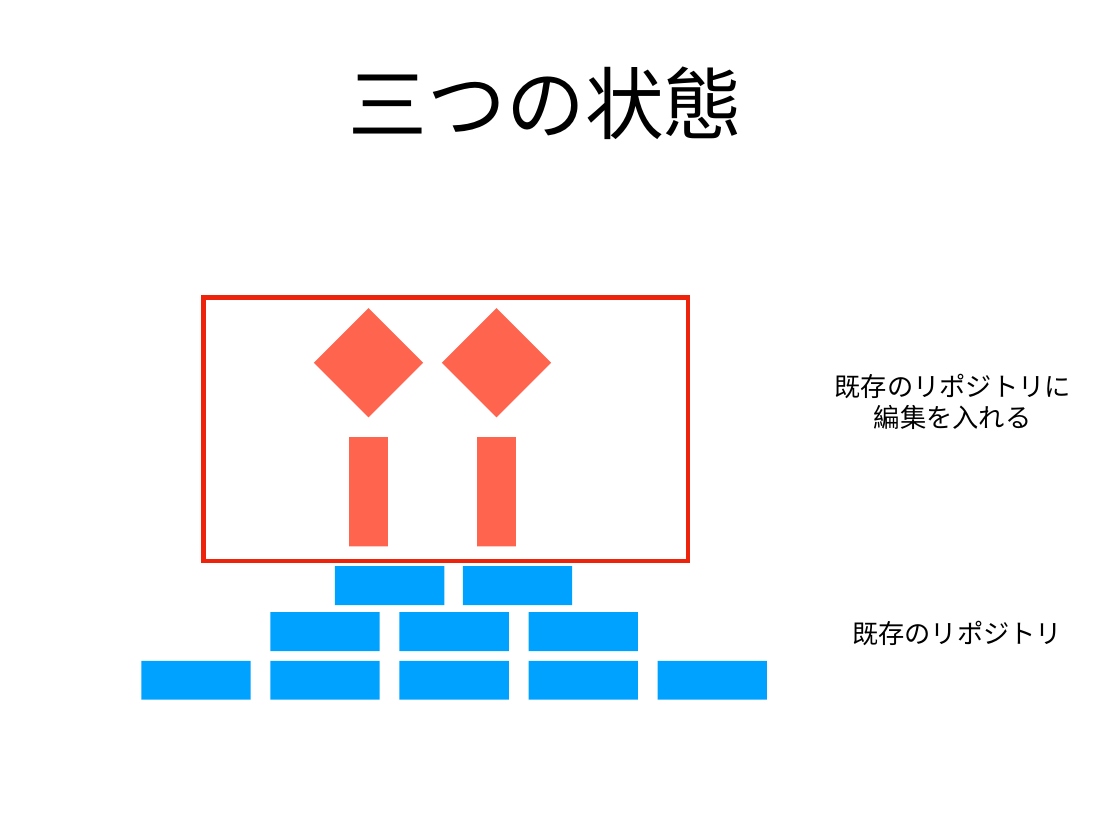
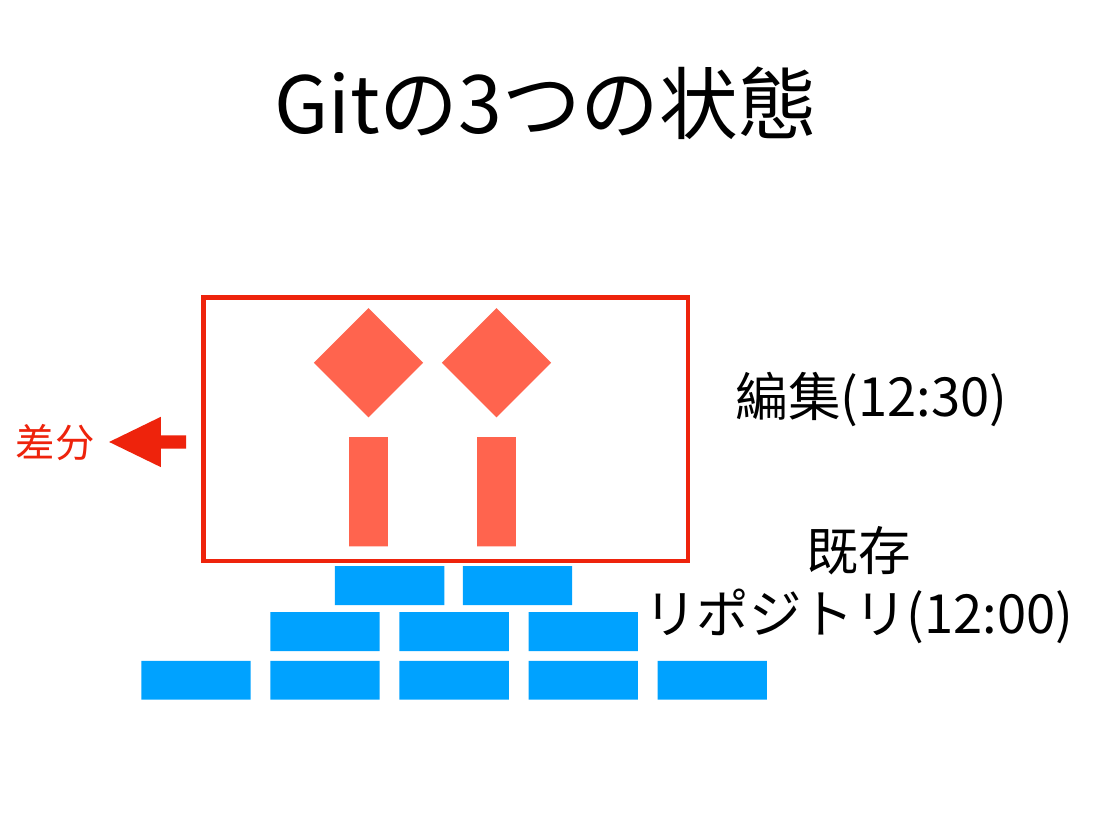
Before and after one commit to xu1718191411/NagoyaStudy, a slide deck: slide 9 of Git入門.pptx (slide 11 before the commit). Drawn at 1120x840 pixels with LibreOffice and Linux fonts; fonts in the diff are those of the drawing. Boxes give left, top, right and bottom in pixels: in the first picture for what was removed or moved away, otherwise in the second. Text is boxed around its words. In the diff, an @@ line names an element or a change of style, - is before the commit and + after.

```diff
--- a/Git入門.pptx
+++ b/Git入門.pptx
@@ text at (x1=274, y1=66, x2=817, y2=139): text changed @@
-三つの状態
+Gitの3つの状態
@@ text added at (x1=736, y1=372, x2=1008, y2=426), 48 pt, text #000000 @@
+編集(12:30)
@@ text removed at (x1=835, y1=373, x2=1071, y2=429) @@
-既存のリポジトリに
-編集を入れる
@@ freeform shape added at (x1=109, y1=417, x2=187, y2=467), fill #EE230C @@
@@ text added at (x1=16, y1=424, x2=95, y2=460), 36 pt, text #EE230C @@
+差分
@@ text at (x1=644, y1=526, x2=1073, y2=643): text changed; size 24 to 48 pt @@
-既存のリポジトリ
+既存
+リポジトリ(12:00)
```
Also in this commit, not shown: 10 other slides changed, 6 slides added, 7 slides removed, 1 other file.
